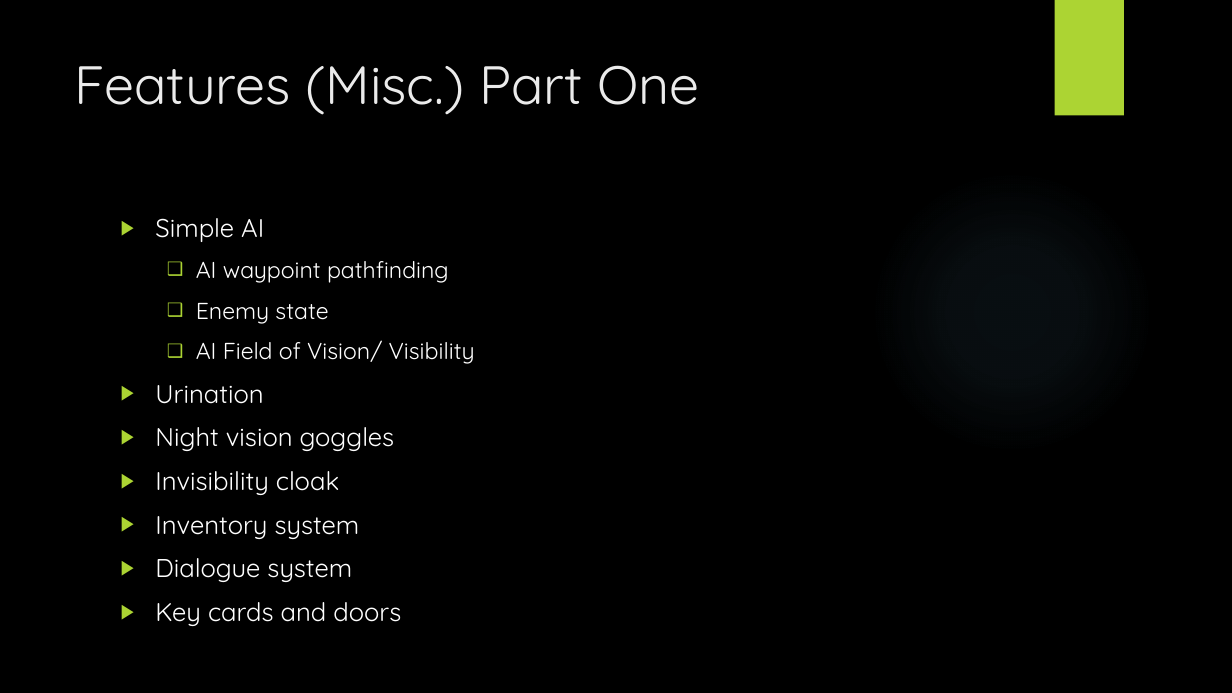
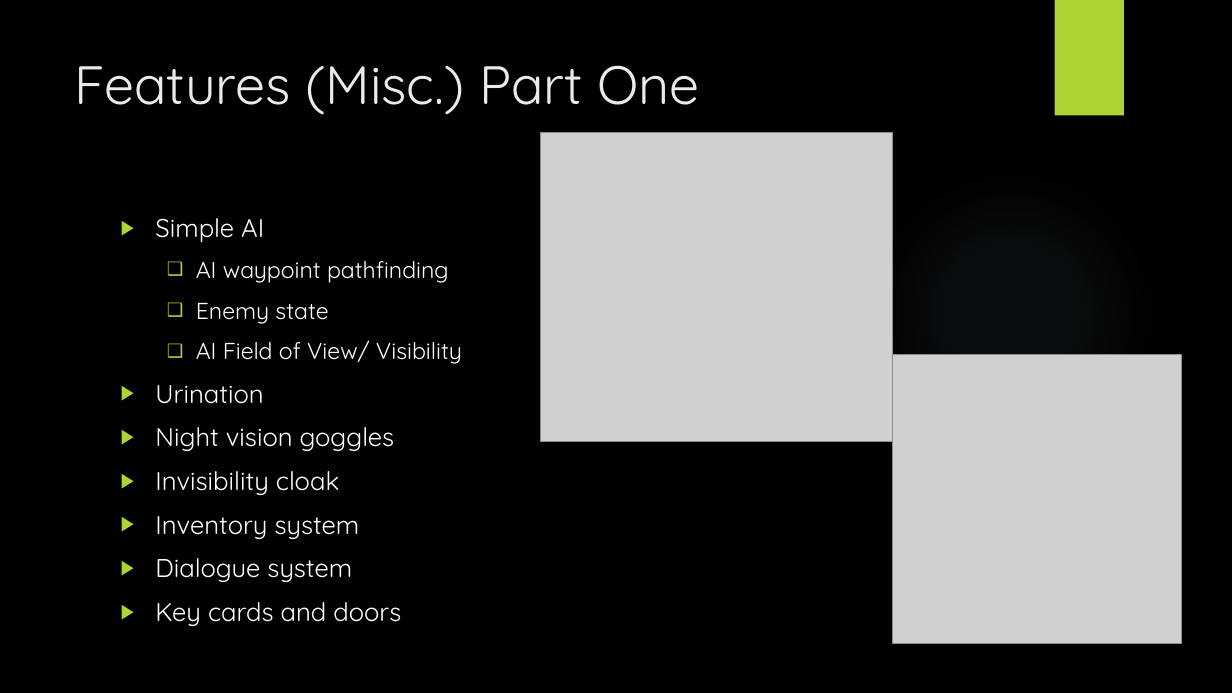
Before and after one commit to M4A1CID/Team-E-Studio-Project-3, a slide deck: slide 5 of State Penitentiary 3.pptx. Drawn at 1232x693 pixels with LibreOffice and Linux fonts; fonts in the diff are those of the drawing; grey boxes stand for pictures; background and template pictures are left out. Boxes give left, top, right and bottom in pixels: in the first picture for what was removed or moved away, otherwise in the second. Text is boxed around its words. In the diff, an @@ line names an element or a change of style, - is before the commit and + after.

```diff
--- a/State Penitentiary 3.pptx
+++ b/State Penitentiary 3.pptx
@@ picture added at bbox=[541, 133, 893, 442] @@
@@ text at bbox=[196, 340, 462, 364]: text changed @@
-  ❑ AI Field of Vision/ Visibility
+  ❑ AI Field of View/ Visibility
@@ picture added at bbox=[893, 355, 1181, 643] @@
```
Also in this commit, not shown: 5 other slides changed.
